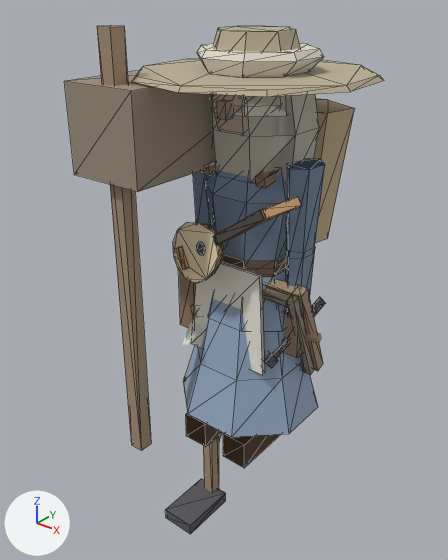
Two versions of the glTF model game/assets/modelle/figuren/figur_halbling.glb, one commit apart.
The view is the same before and after, from a 50 mm camera at (0.986, -1.363, 1.35) aimed at (-0.105, 0.0, 0.505). The axes (+X, +Y, +Z) are drawn at lower left. The lights are the same throughout. The older version comes first. Mesh edges are drawn as thin lines on the coarser meshes.

Names of what the first picture shows: 'Barett', 'Buendel', 'Hacke', 'Kiepe', 'Koerper_Frau', 'Koerper_Mann', 'Laute', 'Schleier', 'Schuerze', 'Sieb', 'Stab', 'Strohhut' and 6 more.
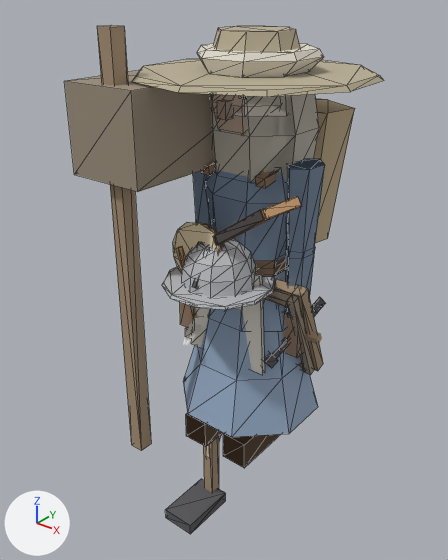
What differs and where, as boxes [x1, y1, x2, y2] in the pictures (448 x 560 px):
'Lappen', added
    after: [162, 239, 275, 310]
'Uebungsschwert', added (mostly hidden)
    after: [185, 328, 210, 458]

What the commit changed:
Mesh me_uebungsschwert is new.
It has 34 vertices, 52 faces and spans x -0.188..-0.143, y -0.1..0.1, z -0.297..0.53.
It uses material mat_figur.
Mesh me_lappen is new.
It has 154 vertices, 232 faces and spans x -0.212..0.155, y -0.307..0.113, z 0.38..0.721.
It uses material mat_figur.
Object 'Uebungsschwert' (ob_uebungsschwert) is new; it shows me_uebungsschwert.
Its location is (0.0, 0.0, 0.0).
Object 'Lappen' (ob_lappen) is new; it shows me_lappen.
Its location is (0.0, 0.0, 0.0).
